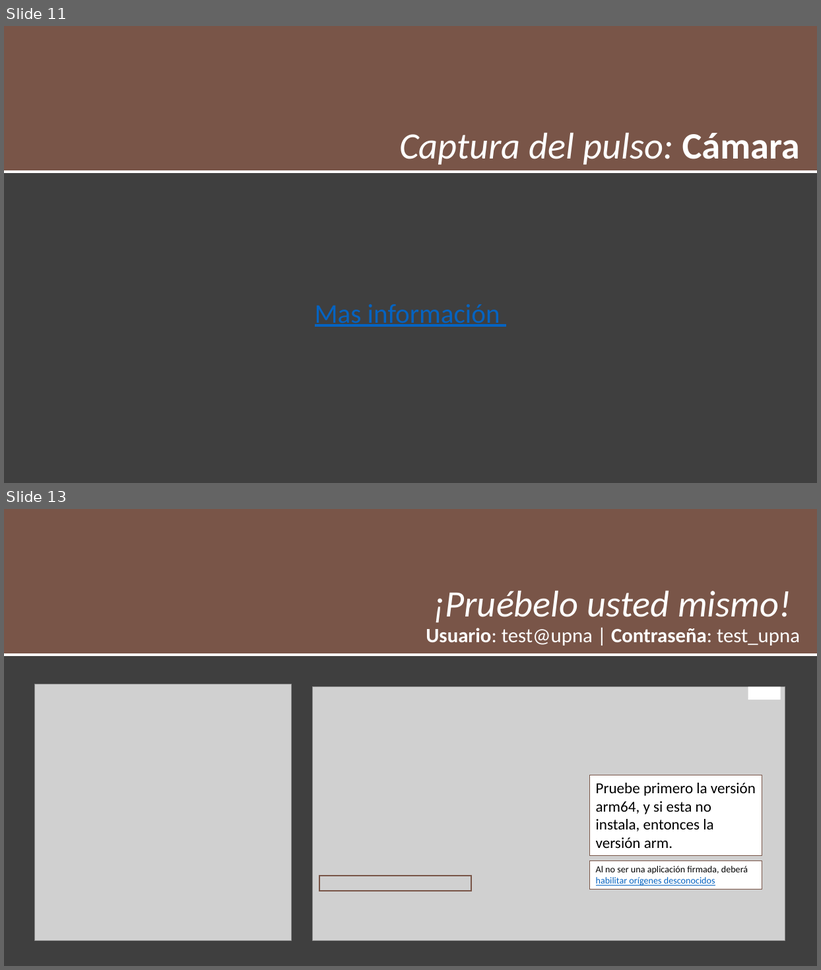
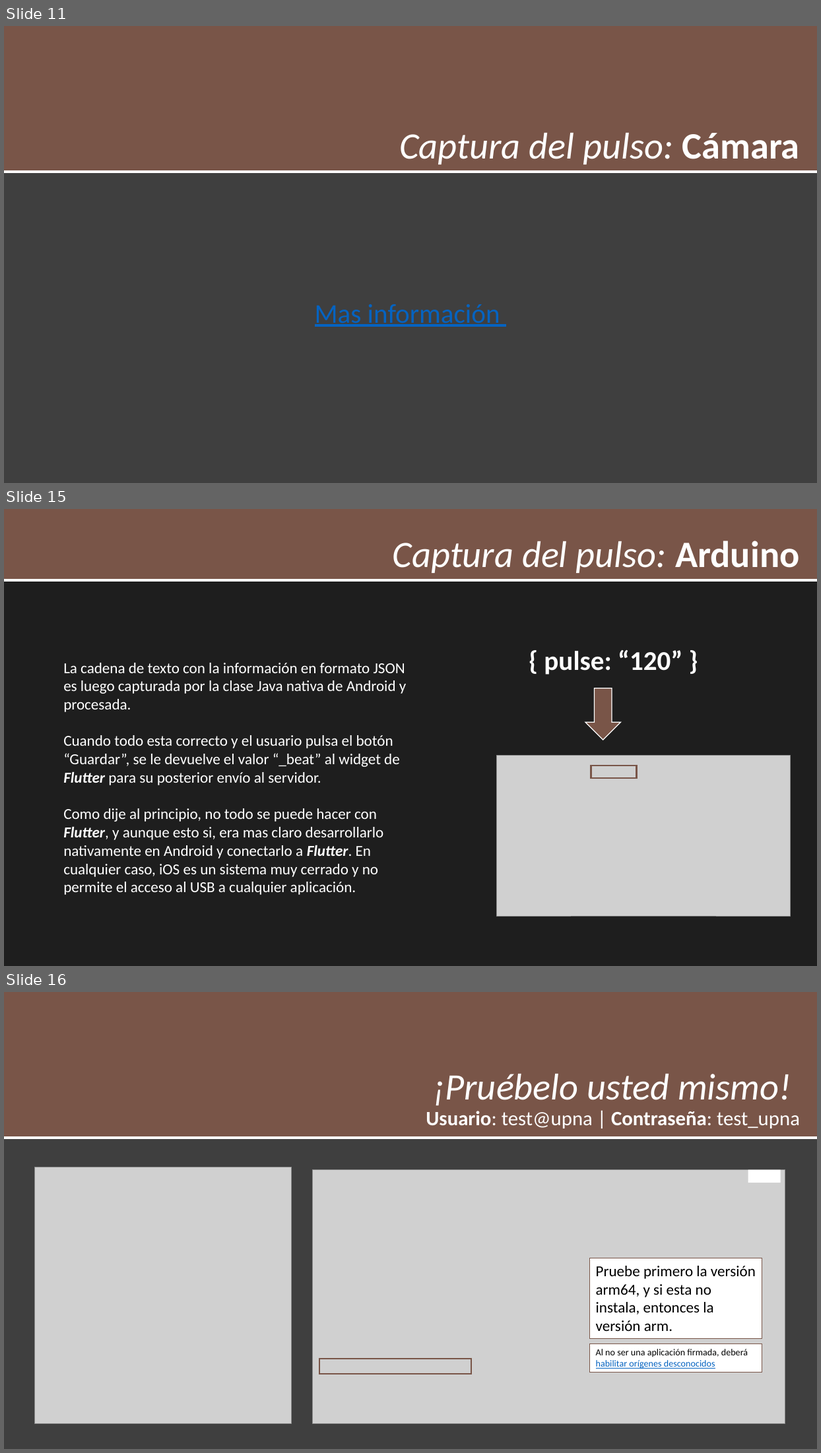
Before and after one commit to hkfuertes/tension-app-project, a slide deck: TensionApp.pptx. Shown one above the other, each under a label of ours: slides 11 and 13 before the commit, slides 11, 15 and 16 after it; the slides between them are not shown. The pictures are 821x970 and 821x1453 pixels, drawn with LibreOffice and Linux fonts; fonts in the diff are those of the drawing; grey boxes stand for pictures. Boxes give left, top, right and bottom in pixels: in the first picture for what was removed or moved away, otherwise in the second. Text is boxed around its words. In the diff, an @@ line names an element or a change of style, - is before the commit and + after.

```diff
--- a/TensionApp.pptx
+++ b/TensionApp.pptx
@@ slide 15 added at box(4, 509, 817, 966), background #1E1E1E @@
@@ rectangle added at box(4, 509, 817, 580), fill #795548, outline #FFFFFF 3 pt @@
@@ title added at box(393, 541, 799, 573), 44 pt, text #FFFFFF, italic @@
+Captura del pulso: Arduino
@@ text added at box(63, 663, 406, 895), 18 pt, text #FFFFFF @@
+La cadena de texto con la información en formato JSON es luego capturada por la clase Java nativa de Android y procesada.
+Cuando todo esta correcto y el usuario pulsa el botón “Guardar”, se le devuelve el valor “_beat” al widget de Flutter para su posterior envío al servidor.
+Como dije al principio, no todo se puede hacer con Flutter, y aunque esto si, era mas claro desarrollarlo nativamente en Android y conectarlo a Flutter. En cualquier caso, iOS es un sistema muy cerrado y no permite el acceso al USB a cualquier aplicación.
@@ text added at box(544, 650, 682, 675), 32 pt, text #FFFFFF, bold @@
+{ pulse: “120” }
@@ down arrow added at box(586, 689, 621, 740), fill #795548, outline #FFFFFF 1 pt @@
@@ picture added at box(497, 755, 790, 916) @@
@@ rectangle added at box(591, 766, 636, 779), outline #795548 2.25 pt @@
@@ what was slide 13 is now slide 16 @@
```
Also in this commit, not shown: 2 slides changed, 2 other slides added, 4 other files.
